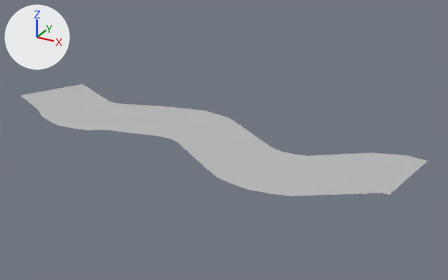
The FBX model workers/unity/Assets/3D/Environment/Water/WaterPlaneTry.fbx, before and after one commit.
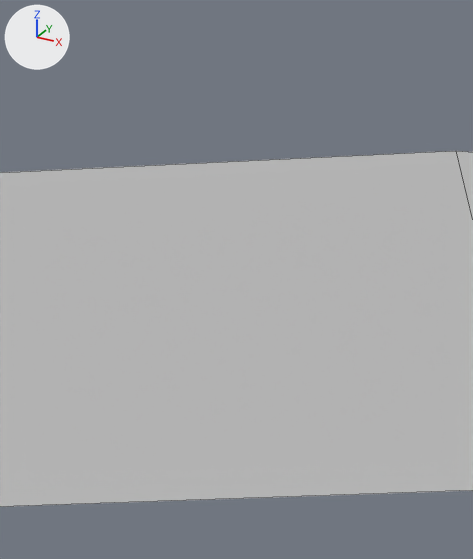
Each version is shown whole from a camera (50 mm lens) standing at (23.5, -52.6, 28.5) and looking at (-8.6, 5.7, -0.6), then close up on the part from 71% to 83% of the width and 48% to 72% of the height. Every picture has the same lights, and +X, +Y and +Z are marked at upper left. The close-ups show mesh edges as thin lines. Where no turn or scale is listed for an object, it has been applied to the vertices.

The older version as bpy lines, for what is in view:
```python
me_mesh = bpy.data.meshes.new('Mesh')
me_mesh.from_pydata(...)  # 50 vertices, 24 faces; spans x -39.6..13.7, y -4.9..12.2, z 0.0
me_mesh.materials.append(mat_water)  # grey #bcbcbc
ob_polysurface5 = bpy.data.objects.new('polySurface5', me_mesh)
ob_polysurface5.location = (0.0, 0.0, 0.0)
```
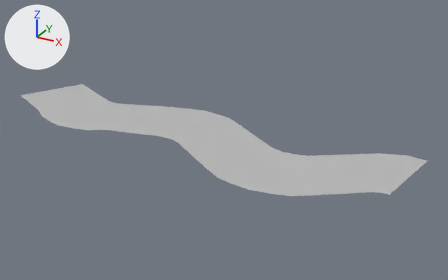
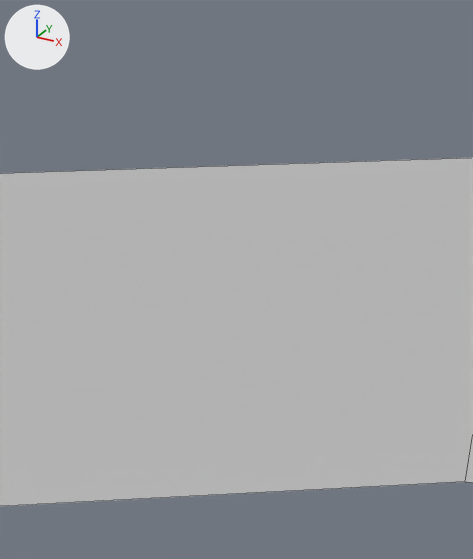
What differs and where, as boxes (x1, y1, x2, y2) in the close-ups (473 x 559 px):
'polySurface5', reshaped
    before: (0, 151, 473, 507)
    after: (0, 158, 473, 506)

The change in detail:
me_mesh has 50 vertices, 24 faces and spans x -39.6..13.7, y -4.9..12.2, z 0.0.
me_mesh is used by ob_polysurface5; location (0.0, 0.0, 0.0).
Part 1, on me_mesh:
Vertex 1 of me_mesh moves from (11.3, 0.6, 0.0) to (10.5, 0.3, 0.0) at pixel (465, 481).
Vertex 3 of me_mesh moves from (7.8, 9.1, 0.0) at pixel (456, 150) to (8.6, 9.4, 0.0).
